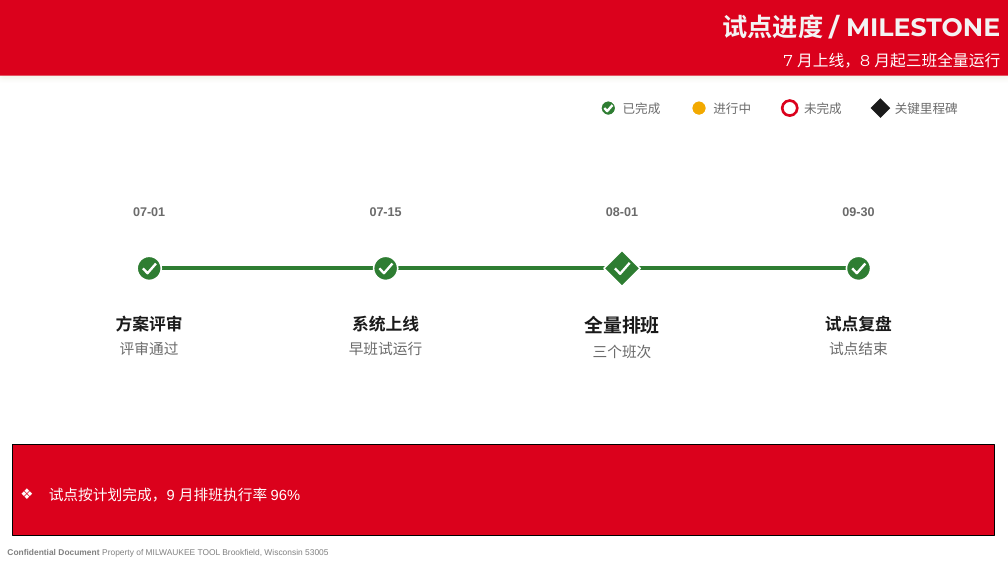
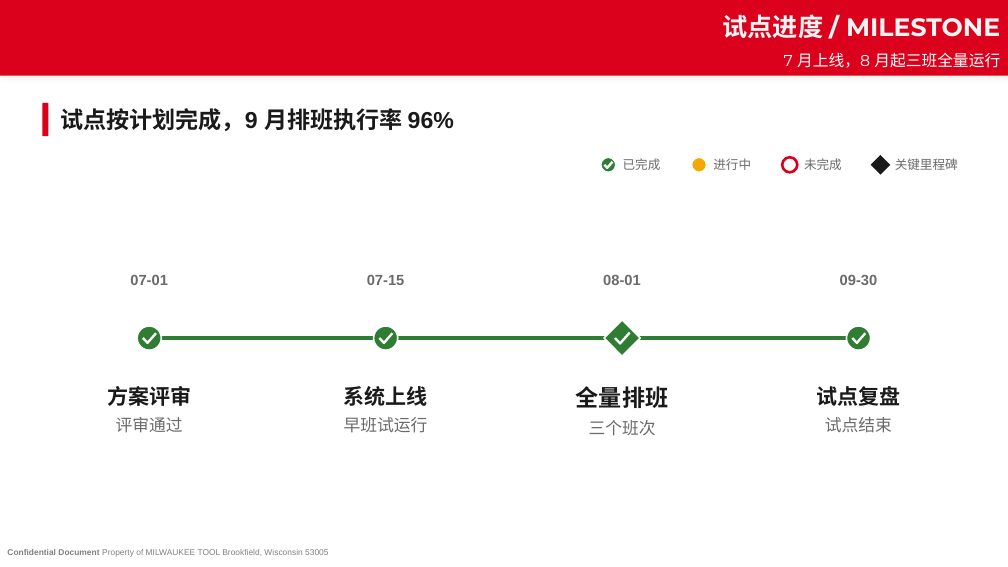
Before and after one commit to WangYiTao0/myskills, a slide deck: slide 4 of docs/trials/2026-10-14-ppt-workflow/deck.pptx. Drawn at 1008x567 pixels with LibreOffice and Linux fonts; fonts in the diff are those of the drawing; background and template pictures are left out. Boxes give left, top, right and bottom in pixels: in the first picture for what was removed or moved away, otherwise in the second. Text is boxed around its words. In the diff, an @@ line names an element or a change of style, - is before the commit and + after.

```diff
--- a/docs/trials/2026-10-14-ppt-workflow/deck.pptx
+++ b/docs/trials/2026-10-14-ppt-workflow/deck.pptx
@@ rectangle added at (42, 103, 48, 136), fill #DB011C @@
@@ text "试点按计划完成，9 月排班执行率 96%": place and size @@
-text "试点按计划完成，9 月排班执行率 96%" at (13, 445, 995, 535)
+text "试点按计划完成，9 月排班执行率 96%" at (60, 108, 454, 131)
@@ text "试点按计划完成，9 月排班执行率 96%" at (60, 108, 454, 131): size 14 to 22 pt, text colour #FFFFFF to #1A1A1A, bold on; bullet ❖ to none; line spacing 1.5 to 1; fill #DB011C to none; outline #000000 0.75 pt to none @@
@@ 4 texts, 3 ellipses, 1 freeform shape, 1 diamond: place and size @@
-4 texts, 3 ellipses, 1 freeform shape, 1 diamond at (601, 98, 958, 118)
+4 texts, 3 ellipses, 1 freeform shape, 1 diamond at (601, 155, 958, 175)
@@ size 12 to 14 pt in 4 elements at (130, 275, 168, 285), (367, 275, 405, 285), (603, 275, 641, 285), (840, 275, 878, 285) @@
@@ 4 texts, 4 freeform shapes, 3 ellipses, 1 line, 1 diamond: place and size @@
-4 texts, 4 freeform shapes, 3 ellipses, 1 line, 1 diamond at (133, 207, 874, 287)
+4 texts, 4 freeform shapes, 3 ellipses, 1 line, 1 diamond at (130, 275, 878, 356)
@@ text "方案评审": place and size @@
-text "方案评审" at (116, 315, 183, 355)
+text "方案评审" at (107, 386, 191, 433)
@@ text "方案评审" at (107, 386, 191, 433): size 16 to 20 pt in "方案评审"; size 14 to 16 pt in "评审通过" @@
@@ text "系统上线": place and size @@
-text "系统上线" at (349, 315, 423, 355)
+text "系统上线" at (344, 386, 428, 433)
@@ text "系统上线" at (344, 386, 428, 433): size 16 to 20 pt in "系统上线"; size 14 to 16 pt in "早班试运行" @@
@@ text "全量排班": place and size @@
-text "全量排班" at (584, 316, 660, 358)
+text "全量排班" at (576, 386, 668, 436)
@@ text "全量排班" at (576, 386, 668, 436): size 18 to 22 pt in "全量排班"; size 14 to 16 pt in "三个班次" @@
@@ text "试点复盘": place and size @@
-text "试点复盘" at (825, 315, 892, 355)
+text "试点复盘" at (816, 386, 900, 433)
@@ text "试点复盘" at (816, 386, 900, 433): size 16 to 20 pt in "试点复盘"; size 14 to 16 pt in "试点结束" @@
```
Also in this commit, not shown: 5 other slides changed, 4 other files.
